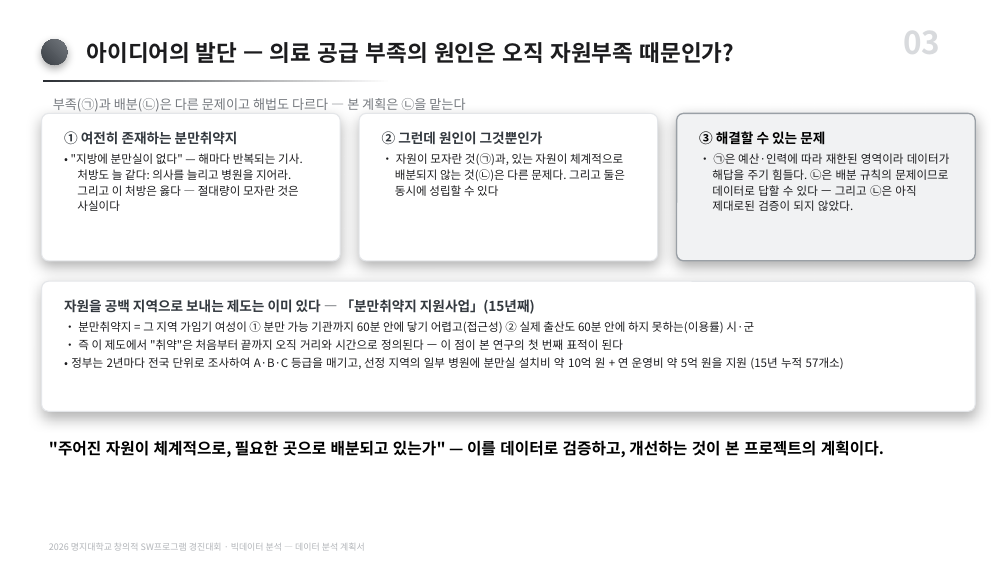
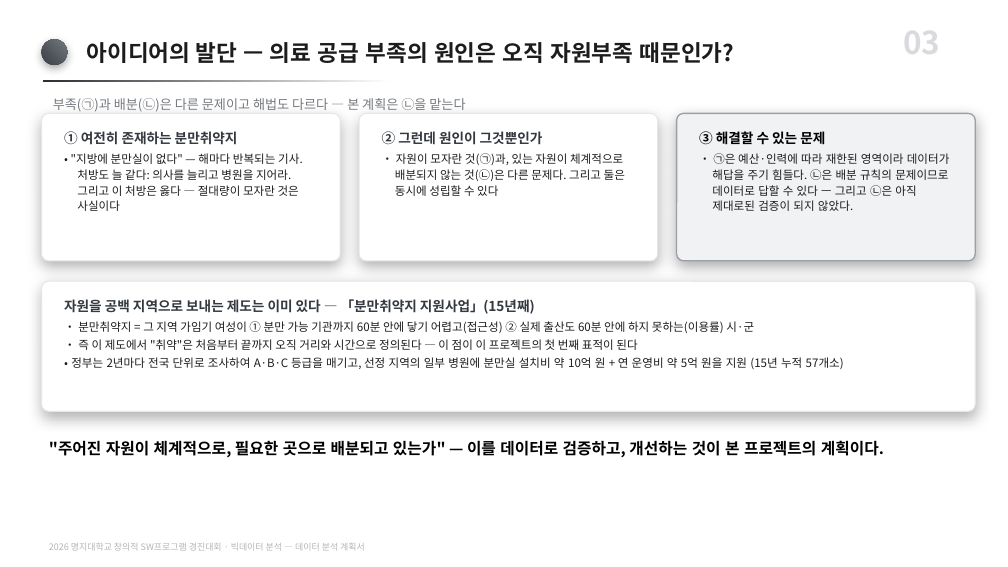
Before and after one commit to karvvan/maternity-care-policy-audit, a slide deck: slide 3 of 04_제출물/데이터분석_계획서.pptx. Drawn at 1008x567 pixels with LibreOffice and Linux fonts; fonts in the diff are those of the drawing. Boxes give left, top, right and bottom in pixels: in the first picture for what was removed or moved away, otherwise in the second. Text is boxed around its words. In the diff, an @@ line names an element or a change of style, - is before the commit and + after.

Commit message:
계획서 PPT 반영 — 희소성 논거 + 용어 정리
- 용어 정리(연구→프로젝트, 연구 질문→핵심 질문, RQ→Q) 문단 17개 적용.
- 희소성 논거를 '검증 타겟 2 — 배분 단계' 카드에 별도 항목으로 추가.
  처음엔 '왜 지금' 카드 마지막 줄에 이어 붙어 한 줄로 뭉쳤고 글머리표도
  빠졌다. 주제가 맞는 배분 카드로 옮기고 항목을 분리해 바로잡았다.
- PPT_패치에 insert_bullet_before() 추가. 문단 XML을 복제해 끼워 넣으므로
  서식이 유지된다. 문장을 기존 문단에 이어 붙이면 뭉치는 문제를 없앤다.
- 생성기도 같은 자리로 동기화해 재생성 시 되돌아가지 않게 함.

대표자가 직접 고친 문구(검증 타겟 1/2, '왜 지금, 데이터 분석이 필요한가?',
발단 제목 등) 전부 보존 확인.

```diff
--- a/04_제출물/데이터분석_계획서.pptx
+++ b/04_제출물/데이터분석_계획서.pptx
@@ text at (78,339,637,350): text changed @@
-• 즉 이 제도에서 "취약"은 처음부터 끝까지 오직 거리와 시간으로 정의된다 — 이 점이 본 연구의 첫 번째 표적이 된다
+• 즉 이 제도에서 "취약"은 처음부터 끝까지 오직 거리와 시간으로 정의된다 — 이 점이 이 프로젝트의 첫 번째 표적이 된다
```
Also in this commit, not shown: 8 other slides changed, 3 other files.
